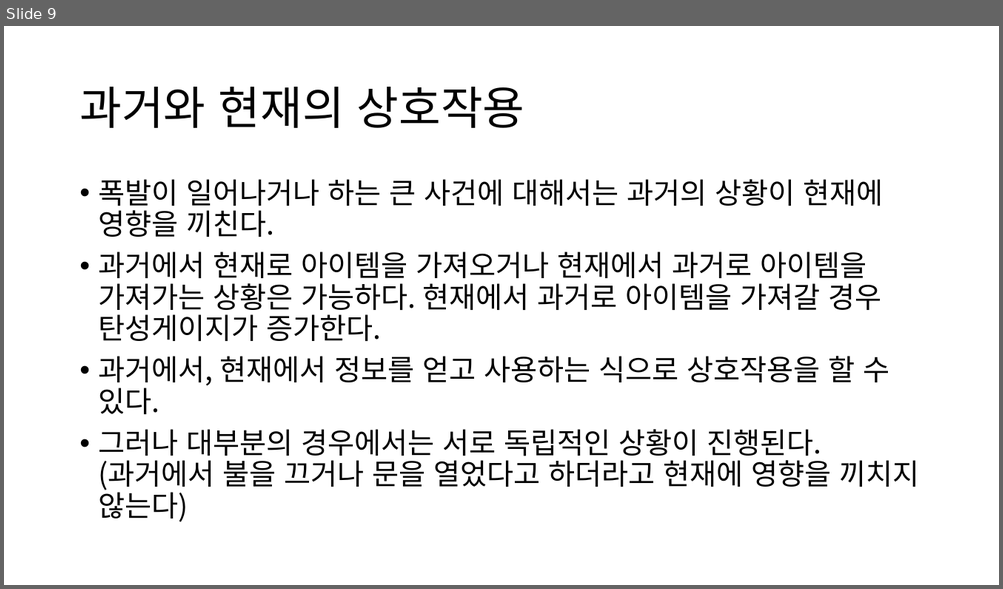
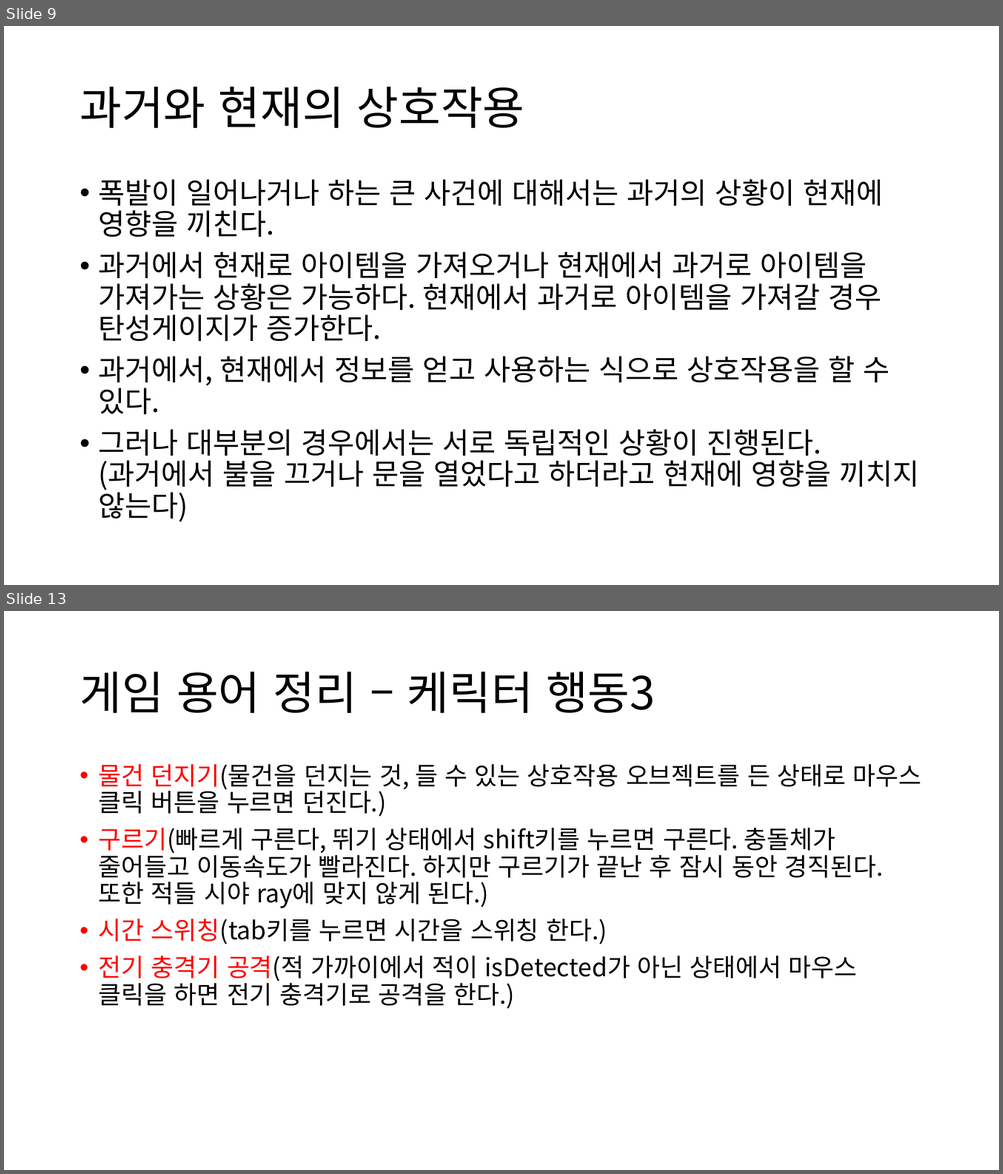
Before and after one commit to JSungMin/MomentFlow05, a slide deck: Documents/기획/시스템기획/게임플레이기획_시스템.pptx. Shown one above the other, each under a label of ours: slide 9 before the commit, slides 9 and 13 after it; the slides between them are not shown. The pictures are 1003x589 and 1003x1174 pixels, drawn with LibreOffice and Linux fonts; fonts in the diff are those of the drawing. Boxes give left, top, right and bottom in pixels: in the first picture for what was removed or moved away, otherwise in the second. Text is boxed around its words. In the diff, an @@ line names an element or a change of style, - is before the commit and + after.

```diff
--- a/Documents/기획/시스템기획/게임플레이기획_시스템.pptx
+++ b/Documents/기획/시스템기획/게임플레이기획_시스템.pptx
@@ slide 13 added at [4,611,999,1170], background #FFFFFF @@
@@ title added at [79,672,655,713], 44 pt, text #000000 @@
+게임 용어 정리 – 케릭터 행동3
@@ text added at [99,764,922,1009], 24 pt, text #000000 @@
+• 물건 던지기(물건을 던지는 것, 들 수 있는 상호작용 오브젝트를 든 상태로 마우스 클릭 버튼을 누르면 던진다.)
+• 구르기(빠르게 구른다, 뛰기 상태에서 shift키를 누르면 구른다. 충돌체가 줄어들고 이동속도가 빨라진다. 하지만 구르기가 끝난 후 잠시 동안 경직된다. 또한 적들 시야 ray에 맞지 않게 된다.)
+• 시간 스위칭(tab키를 누르면 시간을 스위칭 한다.)
+• 전기 충격기 공격(적 가까이에서 적이 isDetected가 아닌 상태에서 마우스 클릭을 하면 전기 충격기로 공격을 한다.)
```
Also in this commit, not shown: 2 slides changed, 1 other slide added, 40 other files.
